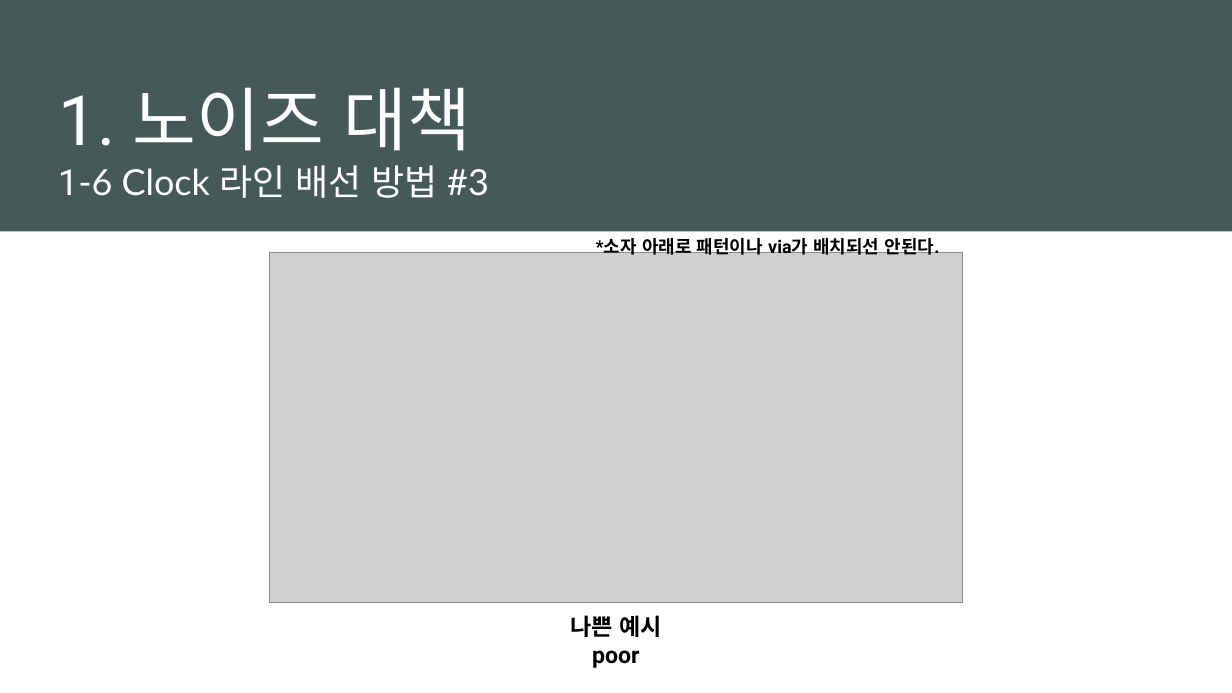
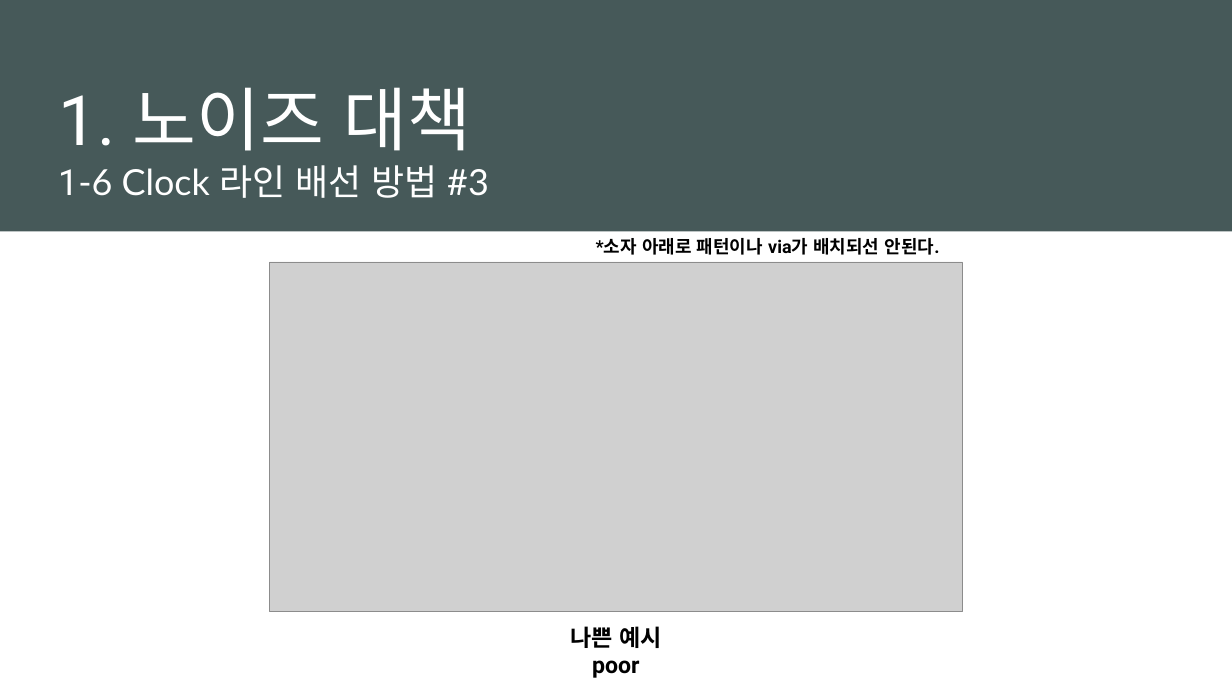
Before and after one commit to jmh8231-Dev/arm-seminar, a slide deck: slide 14 of docs/PPT/Artwork/Artwork 세미나 3회차.pptx (slide 15 before the commit). Drawn at 1232x693 pixels with LibreOffice and Linux fonts; fonts in the diff are those of the drawing; grey boxes stand for pictures. Boxes give left, top, right and bottom in pixels: in the first picture for what was removed or moved away, otherwise in the second. Text is boxed around its words. In the diff, an @@ line names an element or a change of style, - is before the commit and + after.

```diff
--- a/docs/PPT/Artwork/Artwork 세미나 3회차.pptx
+++ b/docs/PPT/Artwork/Artwork 세미나 3회차.pptx
@@ picture: place and size @@
-picture at (270,252,963,603)
+picture at (270,262,963,613)
@@ text "나쁜 예시 poor": place and size @@
-text "나쁜 예시 poor" at (570,615,662,668)
+text "나쁜 예시 poor" at (570,626,662,678)
```
Also in this commit, not shown: 1 slide removed.
